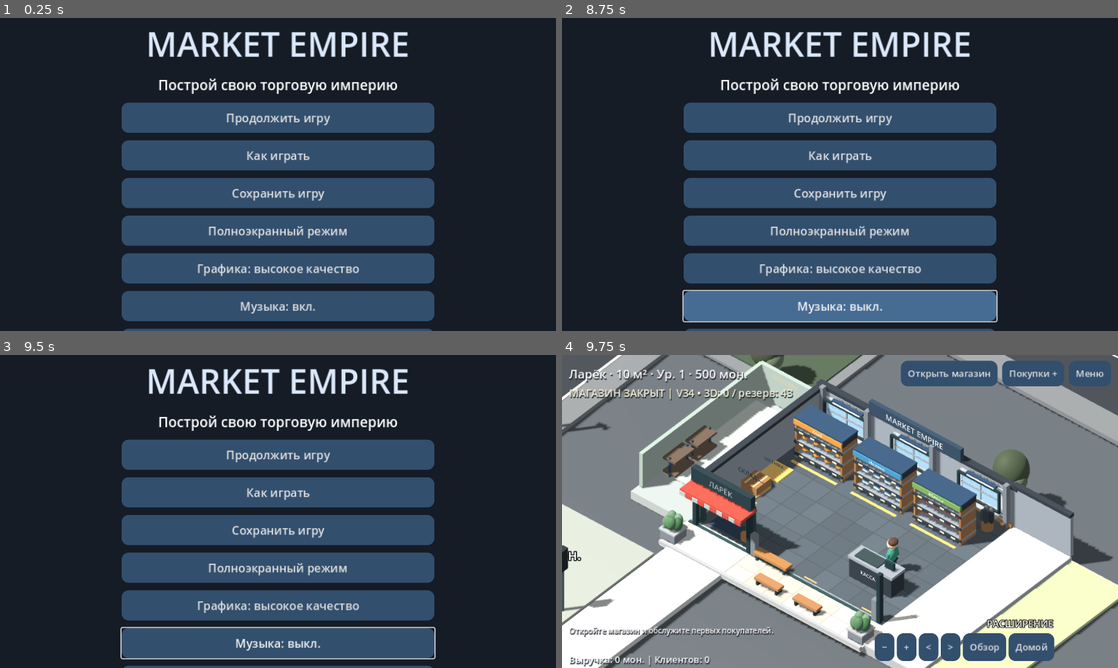
Above: before the commit, frames 1-4 (two rows, left to right).
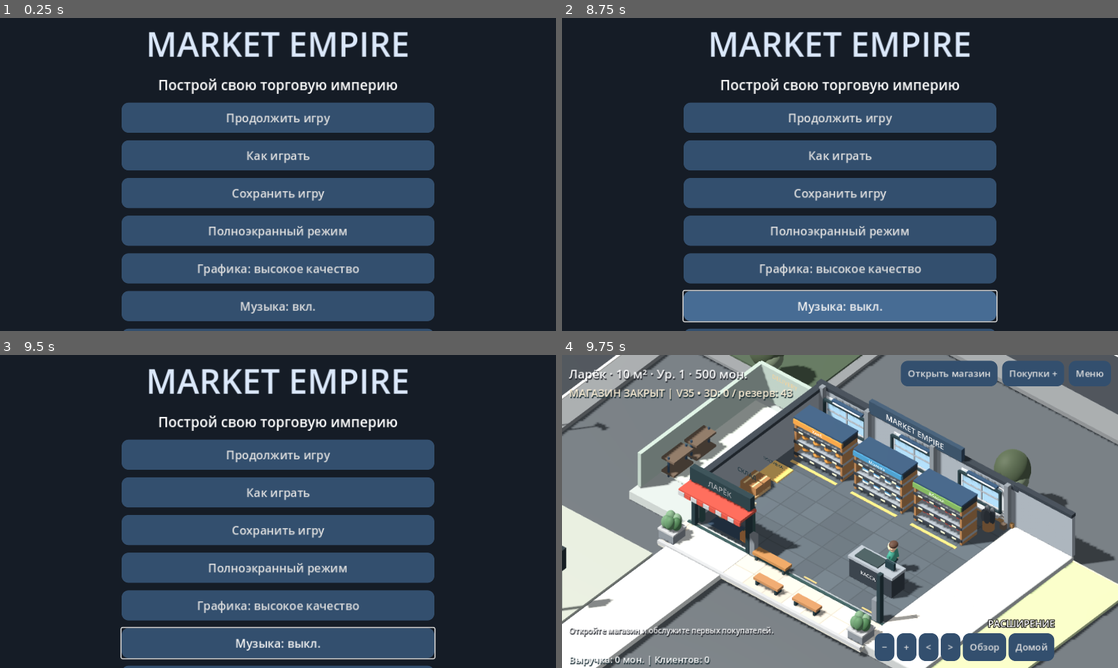
Above: after the commit, the same moments.

Repository: Denis-create-boop/mobile_game
Game: Godot game, scene res://main.tscn
Two runs of this game, one before a commit and one after it. Both use one fixed random seed, a clock stepped at 60 frames per second and the inputs below.
Inputs:
- Up to frame 1 (0.25 s): no input
- Up to frame 2 (8.75 s): click "Меню" at 0.5 s; click "Как играть" at 1.25 s; click "Как играть" at 2 s; click "OK" at 2.75 s; click "Открыть магазин" at 3.5 s; click "Покупки +" at 4.25 s; click "−" at 5 s; click "+" at 5.75 s; click "<" at 6.5 s; click ">" at 7.25 s; click "Обзор" at 8 s
- Up to frame 3 (9.5 s): click "Домой" at 8.75 s
- Up to frame 4 (9.75 s): click "Продолжить игру" at 9.5 s

Frames 1-3 are identical in both runs. In frame 4, 6.1% of the frame differs, in the area x 0-100%, y 0-100%.

Commit message:
V35: require loaders for stock movement, render loaded trolleys and reduce repeated WebGL updates

Diff:
--- a/main.gd
+++ b/main.gd
@@ -207,7 +207,7 @@
 	label(side, "ПОСТАВКИ · ПОЛКА / СКЛАД", 15)
 	supplier_button=button(side,"",switch_supplier)
 	info = label(side, "", 13)
-	button(side, "Разгрузить / пополнить вручную", manual_load)
+	button(side, "Статус разгрузки", manual_load)
 	filter_button=button(side,"",toggle_catalog)
 	for i in range(GOODS.size()):
 		shop_rows.append(button(side, "", buy.bind(i)))
@@ -439,22 +439,13 @@
 	save_game()
 
 func manual_load():
-	for task in loader_tasks:
-		if task["phase"]!=0:
-			message="Грузчики работают. Дождитесь окончания разгрузки."
-			refresh()
-			return
-	for i in range(GOODS.size()):
-		if delivery[i]>0:
-			storage[i] += delivery[i]
-			delivery[i] = 0
-	for i in range(GOODS.size()):
-		var amount = mini(storage[i],capacity(i)-stock[i])
-		stock[i] += amount
-		storage[i] -= amount
-	message = "Товар разгружен, полки пополнены."
-	refresh()
-	save_game()
+	if loaders==0:
+		message="Для разгрузки и пополнения полок наймите грузчика."
+	elif sum_items(delivery)>0 or sum_items(storage)>0:
+		message="Грузчики доставляют товар на тележках. Перемещение выполняется автоматически."
+	else:
+		message="Нет товаров для перемещения."
+	refresh()
 
 func manual_clean():
 	dirt = 0
@@ -677,7 +668,7 @@
 		task["target"]=Vector3(rng.randf_range(-3.4,3.5),0,rng.randf_range(-0.8,1.0))
 
 func update_loader_task(task: Dictionary, delta: float):
-	var dock=Vector3(-3.9,0,-0.25)
+	var dock=Vector3(-5.35,0,-2.25)
 	var warehouse=Vector3(-3.9,0,1.35)
 	var item: int=task["item"]
 	match int(task["phase"]):
@@ -699,7 +690,7 @@
 				task["amount"]=amount
 				task["phase"]=2 if amount>0 else 0
 		2:
-			if move_actor(task,warehouse,delta,2.4):
+			if move_actor(task,warehouse,delta,1.65):
 				storage[item]+=task["amount"]
 				task["amount"]=0
 				task["phase"]=0
@@ -713,7 +704,7 @@
 				task["target"]=shelf_pos(item)+Vector3(0.35,0,0.25)
 				task["phase"]=4 if amount>0 else 0
 		4:
-			if move_staff(task,task["target"],delta,2.4):
+			if move_staff(task,task["target"],delta,1.65):
 				var n=mini(task["amount"],capacity(item)-stock[item])
 				stock[item]+=n
 				storage[item]+=task["amount"]-n
@@ -892,7 +883,7 @@
 		if child is Button:
 			child.custom_minimum_size.y=52
 			child.add_theme_font_size_override("font_size",20)
-	var version_label=label(column,"V34",14)
+	var version_label=label(column,"V35",14)
 	version_label.horizontal_alignment=HORIZONTAL_ALIGNMENT_CENTER
 
 func toggle_sound():
--- a/store_visual.gd
+++ b/store_visual.gd
@@ -37,6 +37,7 @@
 var crates: Array = []
 var dirt_marks: Array = []
 var delivery_boxes: Array = []
+var loader_carts: Array[Node3D]=[]
 var tick: float = 0.0
 var build_pads: Array = []
 var annex: Node3D
@@ -405,7 +406,7 @@
 	box(stage,Vector3(-4.4,0.04,-0.4),Vector3(0.95,0.08,1.0),Color("#e7bb69"))
 	sign_text(stage,Vector3(-4.4,0.65,-0.2),"ПОСТАВКА",Color("#243841"),0.004)
 	for i in range(3):
-		delivery_boxes.append(box(stage,Vector3(-4.4,0.25+i*0.38,-0.45),Vector3(0.65,0.36,0.6),wood))
+		delivery_boxes.append(box(stage,Vector3(-5.35,0.25+i*0.38,-2.25),Vector3(0.65,0.36,0.6),wood))
 	for i in range(6):
 		dirt_marks.append(ball(stage,Vector3(-3+i*0.95,0.012,0.3+sin(i)*0.7),Vector3(0.45,0.02,0.3),Color("#98876c")))
 	for pos in [Vector3(-4.25,0,3),Vector3(4.3,0,-3.15)]:
@@ -424,6 +425,7 @@
 		add_carry(model)
 		model.visible=false
 		loader_models.append(model)
+		loader_carts.append(make_loader_cart(model))
 		var janitor=person(Color("#718fc1"))
 		var broom=box(janitor,Vector3(0.34,0.45,0.16),Vector3(0.055,0.95,0.055),wood)
 		broom.rotation.z=-0.3
@@ -561,14 +563,15 @@
 func person(color: Color) -> Node3D:
 	var p = Node3D.new()
 	stage.add_child(p)
-	p.scale=Vector3(1.18,1.18,1.18)
+	var stature: float=[1.07,1.13,1.19,1.23][character_serial%4]
+	p.scale=Vector3(stature,stature,stature)
 	var names: Array=[]
 	var entries: Dictionary=asset_library.catalog.get("people",{})
 	for key in entries:
 		if not String(key).contains("wheelchair") and not String(key).contains("skeleton") and not String(key).contains("animation"):
 			names.append(key)
 	if not names.is_empty():
-		var model=asset_library.spawn("people",[names[character_serial%names.size()]],p,Vector3.ZERO,Vector3(0.70,1.46,0.66))
+		var model=asset_library.spawn("people",[names[character_serial%names.size()]],p,Vector3.ZERO,Vector3(0.59,1.58,0.56))
 		character_serial+=1
 		if model!=null:
 			p.set_meta("model",model)
@@ -605,6 +608,27 @@
 	for direction in [-1,1]:
 		ball(p,Vector3(direction*0.07,1.21,0.16),Vector3(0.035,0.045,0.025),Color("#3f3530"))
 	return p
+
+func make_loader_cart(parent: Node3D) -> Node3D:
+	var cart=Node3D.new()
+	parent.add_child(cart)
+	cart.position=Vector3(0,0,0.75)
+	var metal=Color("#52626b")
+	box(cart,Vector3(0,0.22,0),Vector3(0.63,0.10,0.82),metal)
+	for x in [-0.27,0.27]:
+		for z in [-0.29,0.29]:
+			var wheel=cylinder(cart,Vector3(x,0.10,z),0.10,0.07,Color("#272d33"))
+			wheel.rotation.z=PI/2
+		box(cart,Vector3(x,0.53,-0.34),Vector3(0.045,0.64,0.045),metal)
+	box(cart,Vector3(0,0.85,-0.34),Vector3(0.60,0.06,0.06),metal)
+	var cargo=Node3D.new()
+	cart.add_child(cargo)
+	box(cargo,Vector3(-0.13,0.43,0),Vector3(0.29,0.32,0.58),Color("#b98752"))
+	box(cargo,Vector3(0.16,0.43,0),Vector3(0.26,0.32,0.58),Color("#c69a67"))
+	box(cargo,Vector3(0,0.68,0),Vector3(0.42,0.20,0.42),Color("#d6b17a"))
+	cargo.hide()
+	cart.set_meta("cargo",cargo)
+	return cart
 
 func add_carry(p: Node3D):
 	var b=box(p,Vector3(0,0.72,0.3),Vector3(0.32,0.28,0.28),Color("#c99458"))
@@ -727,7 +751,8 @@
 		cleaner_models[i].visible=i<game.cleaner_tasks.size()
 		if i<game.loader_tasks.size():
 			var task=game.loader_tasks[i]
-			actor(loader_models[i],task["pos"],task["amount"]>0,delta)
+			actor(loader_models[i],task["pos"],false,delta)
+			loader_carts[i].get_meta("cargo").visible=task["amount"]>0
 		if i<game.cleaner_tasks.size():
 			var task=game.cleaner_tasks[i]
 			actor(cleaner_models[i],task["pos"],false,delta)
@@ -760,7 +785,7 @@
 		actor(people[i],c["pos"],c["carry"],delta)
 		var tag: Label3D=people[i].get_meta("order")
 		tag.text=game.GOODS[c["item"]] if c["phase"]<4 and not c["carry"] else ("Оплата" if c["carry"] and c["phase"]<4 else "")
-	status_label.text=("МАГАЗИН ОТКРЫТ" if game.running else "МАГАЗИН ЗАКРЫТ")+" | V34 • 3D: %d / резерв: %d" % [asset_library.loaded_count,asset_library.fallback_count]
+	status_label.text=("МАГАЗИН ОТКРЫТ" if game.running else "МАГАЗИН ЗАКРЫТ")+" | V35 • 3D: %d / резерв: %d" % [asset_library.loaded_count,asset_library.fallback_count]
 	sales_label.position=Vector2(12,size.y-26)
 	sales_label.text="Выручка: %d мон. | Клиентов: %d" % [game.revenue,game.customers.size()]
 
@@ -1058,7 +1083,10 @@
 		var j: int=i%3
 		var on: bool=(signal_phase==0 and j==2) or (signal_phase==1 and j==1) or (signal_phase>=2 and j==0)
 		var material: StandardMaterial3D=signal_lamps[i].material_override
-		material.albedo_color=colors[j] if on else colors[j].darkened(0.8)
+		var desired: Color=colors[j] if on else colors[j].darkened(0.8)
+		if material.albedo_color==desired and material.emission_enabled==on:
+			continue
+		material.albedo_color=desired
 		material.emission_enabled=on
 		material.emission=colors[j]
 	while street_people.size()<game.street_queue.size():
@@ -1183,9 +1211,11 @@
 	var scale_factor: float=1.0 if quality_high else 0.8
 	var target: Vector2=screen_size*scale_factor
 	var limit: float=1920.0 if quality_high else 1280.0
+	if OS.has_feature("web"):
+		limit=1280.0 if quality_high else 960.0
 	if maxf(target.x,target.y)>limit:
 		target*=limit/maxf(target.x,target.y)
-	var wanted=Vector2i(maxi(2,roundi(target.x)),maxi(2,roundi(target.y)))
+	var wanted=Vector2i(maxi(16,roundi(target.x/16.0)*16),maxi(16,roundi(target.y/16.0)*16))
 	if wanted!=pending_render_size:
 		pending_render_size=wanted
 		render_resize_stable=0
@@ -1421,7 +1451,10 @@
 
 func city_lamp(lamp: MeshInstance3D, color: Color, enabled: bool):
 	var material: StandardMaterial3D=lamp.material_override
-	material.albedo_color=color if enabled else color.darkened(0.82)
+	var desired: Color=color if enabled else color.darkened(0.82)
+	if material.albedo_color==desired and material.emission_enabled==enabled:
+		return
+	material.albedo_color=desired
 	material.emission_enabled=enabled
 	material.emission=color
 	material.emission_energy_multiplier=1.3
